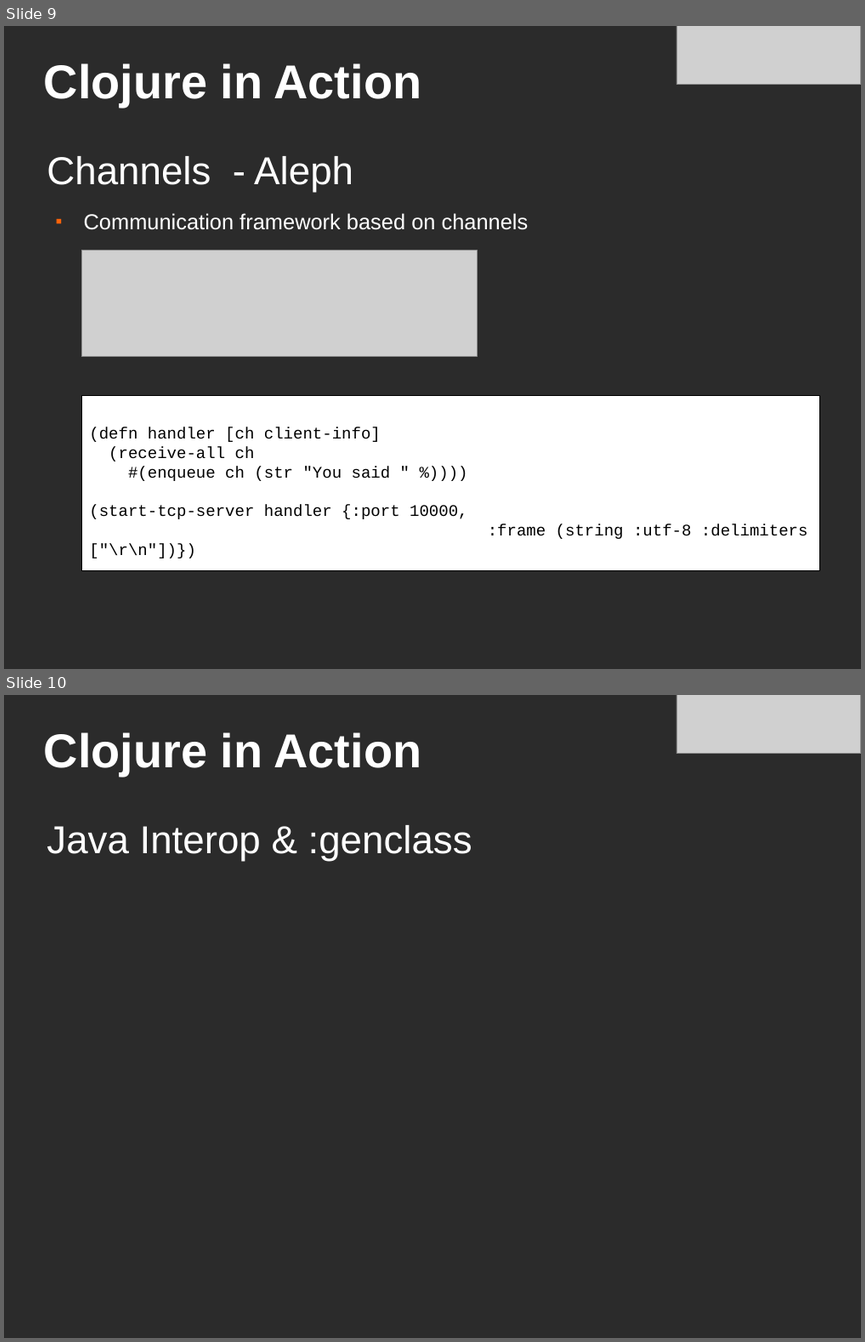
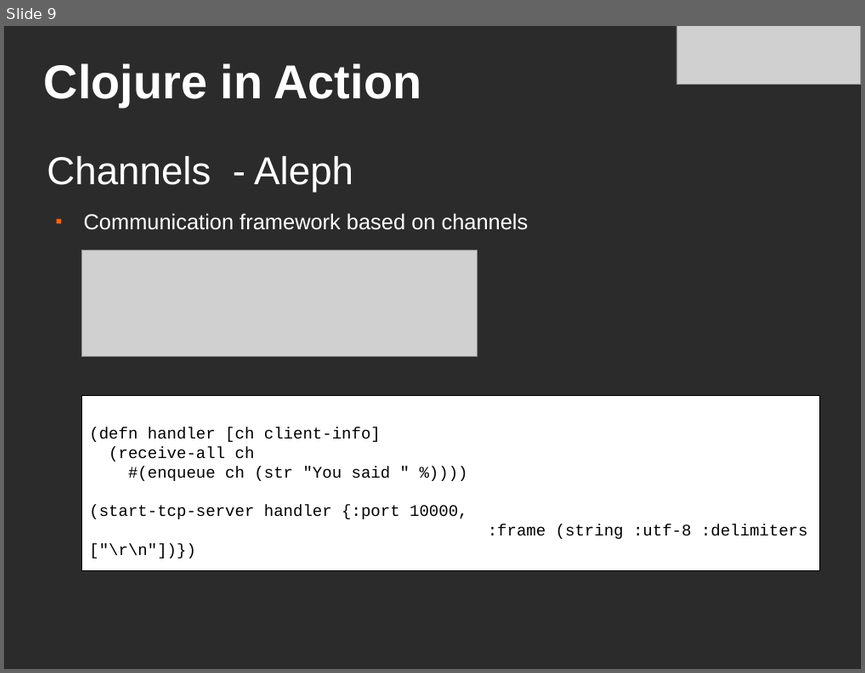
Before and after one commit to cincy-functional-programmers/cincyfp-presentations, a slide deck: jun-2011/clojure-in-action-cincyfp.odp. Shown one above the other, each under a label of ours: slides 9 and 10 before the commit, slide 9 after it. The pictures are 865x1342 and 865x673 pixels, drawn with LibreOffice and Linux fonts; fonts in the diff are those of the drawing; grey boxes stand for pictures; background and template pictures are left out; a plain dark background stands for a picture behind light text. Boxes give left, top, right and bottom in pixels: in the first picture for what was removed or moved away, otherwise in the second. Text is boxed around its words. In the diff, an @@ line names an element or a change of style, - is before the commit and + after.

```diff
--- a/jun-2011/clojure-in-action-cincyfp.odp
+++ b/jun-2011/clojure-in-action-cincyfp.odp
@@ slide 10 removed at bbox=[4, 695, 861, 1338], background picture (left out) @@
@@ picture removed at bbox=[676, 695, 861, 754] @@
@@ title removed at bbox=[44, 732, 422, 776] @@
-Clojure in Action
@@ text removed at bbox=[46, 825, 472, 862] @@
-Java Interop & :genclass
```
Also in this commit, not shown: 2 slides changed, 6 slides added, 1 other slide removed.
